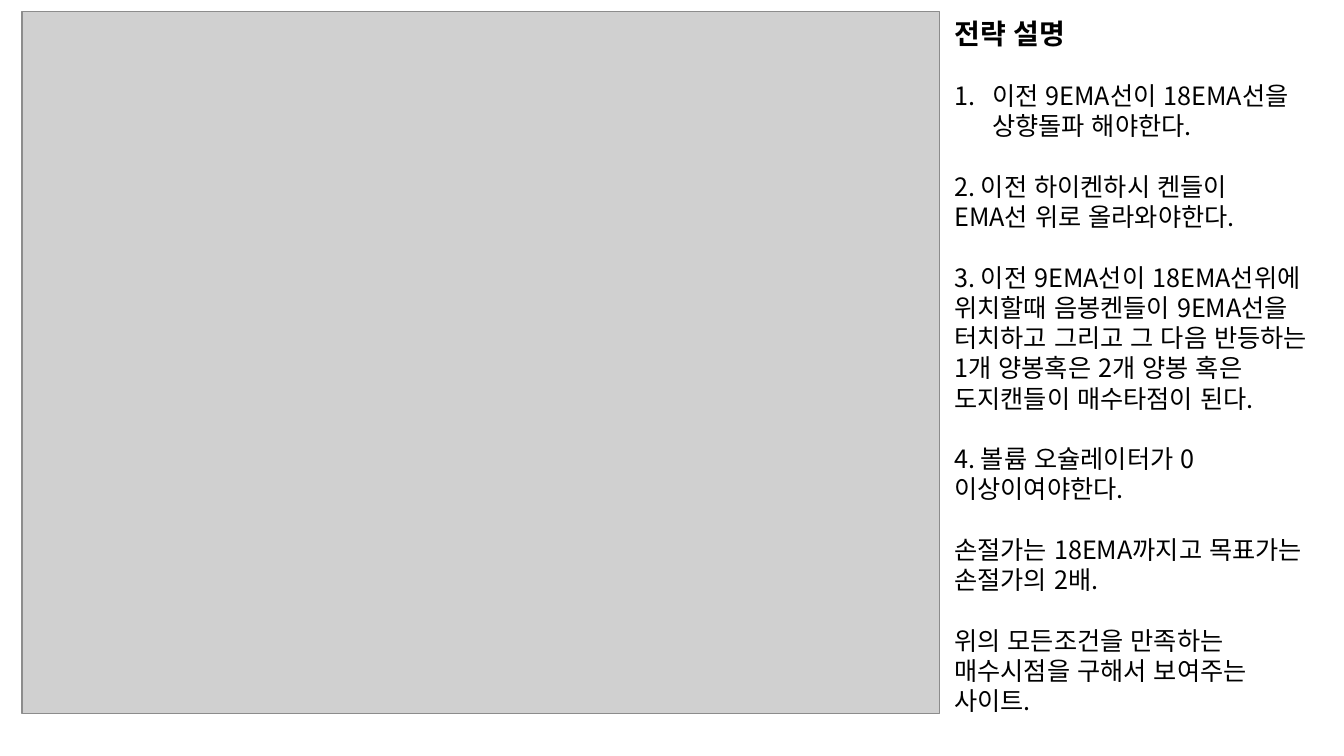
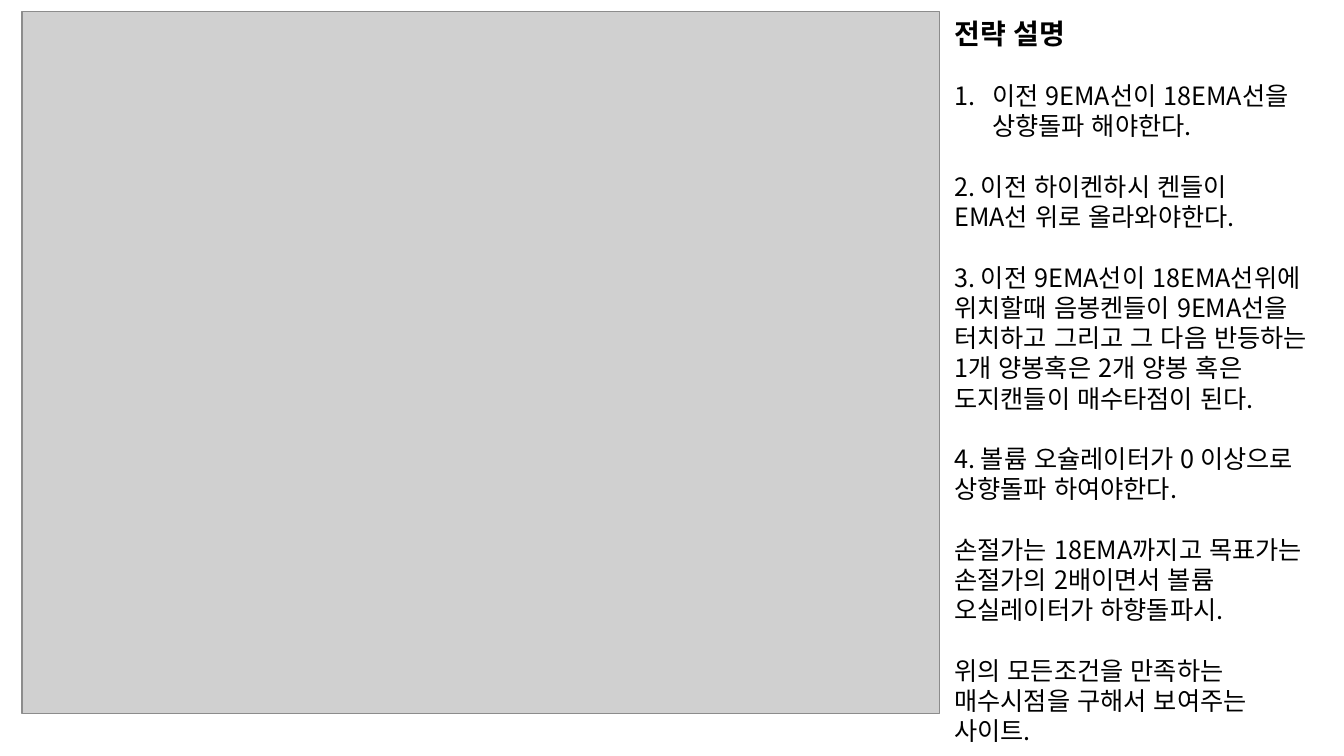
Before and after one commit to ddjunho/binanceauto, a slide deck: slide 3 of 상승추세인 주식 찾기.pptx. Drawn at 1344x756 pixels with LibreOffice and Linux fonts; fonts in the diff are those of the drawing; grey boxes stand for pictures. Boxes give left, top, right and bottom in pixels: in the first picture for what was removed or moved away, otherwise in the second. Text is boxed around its words. In the diff, an @@ line names an element or a change of style, - is before the commit and + after.

```diff
--- a/상승추세인 주식 찾기.pptx
+++ b/상승추세인 주식 찾기.pptx
@@ text at [954, 447, 1302, 621]: text changed @@
-4. 볼륨 오슐레이터가 0 이상이여야한다.
-손절가는 18EMA까지고 목표가는 손절가의 2배.
+4. 볼륨 오슐레이터가 0 이상으로 상향돌파 하여야한다.
+손절가는 18EMA까지고 목표가는 손절가의 2배이면서 볼륨 오실레이터가 하향돌파시.
```
